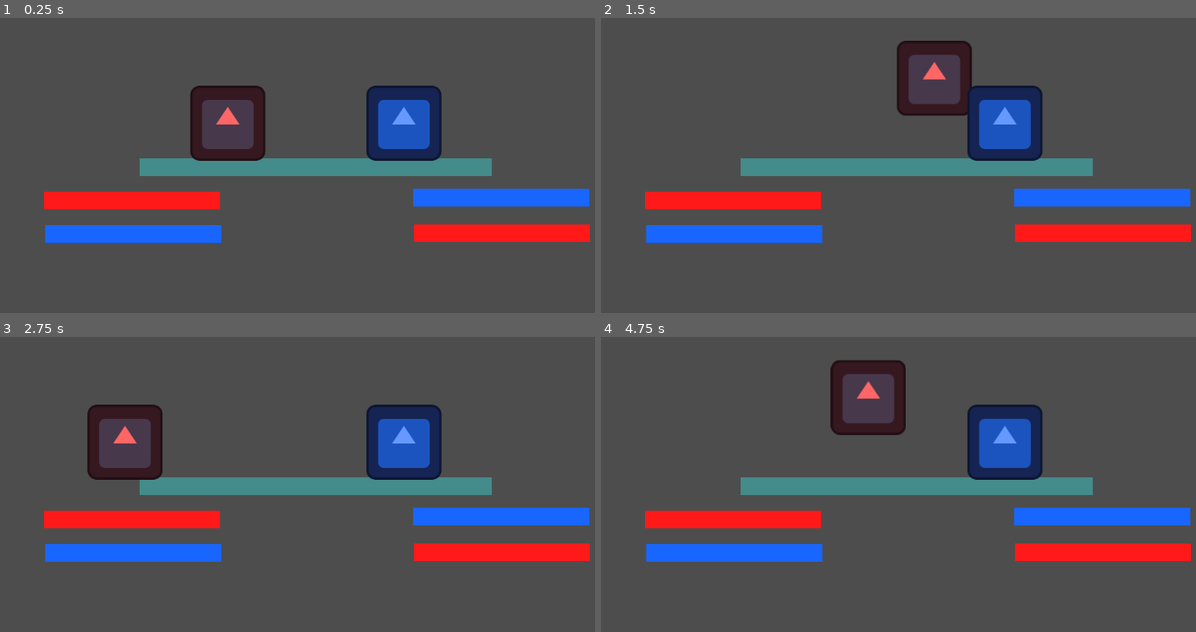
Above: before the commit, frames 1-4 (two rows, left to right).
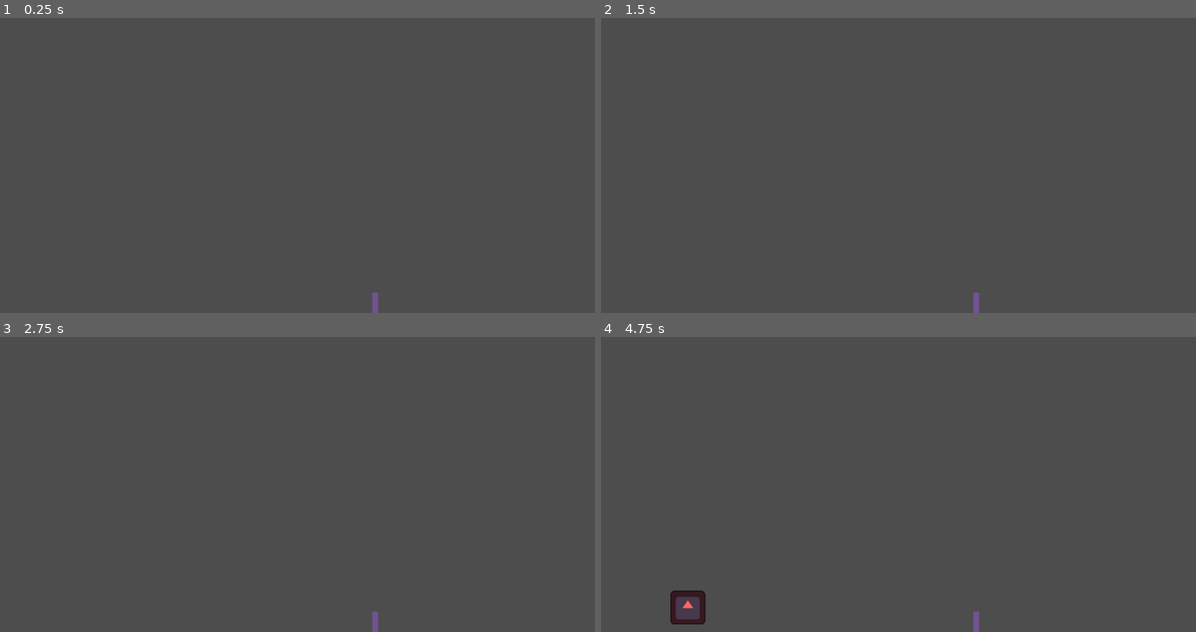
Above: after the commit, the same moments.

Repository: DarknessChosen/ISW_Joc_2D
Game: Godot game, scene res://scenes/levels/TestLevel.tscn
Two runs of this game, one before a commit and one after it. Both use one fixed random seed, a clock stepped at 60 frames per second and the inputs below. The engine's default icon, where the game draws it, is replaced by a stand-in: a white triangle on a blue panel in a dark square.
Inputs:
- Up to frame 1 (0.25 s): no input
- Up to frame 2 (1.5 s): tap Enter at 0.5 s; hold D (p1_right) from 0.53 s (still down); tap W (p1_jump) at 0.77 s
- Up to frame 3 (2.75 s): tap W (p1_jump) at 1.52 s; tap R (restart) at 2 s; release D (p1_right) at 2.03 s; hold A (p1_left) from 2.03 s (still down)
- Up to frame 4 (4.75 s): release A (p1_left) at 2.78 s; hold D (p1_right) 2.78-4.28 s; tap W (p1_jump) at 3.02, 3.77, 4.52 s; hold A (p1_left) from 4.28 s (still down)

The runs differ from the first frame. In frame 1, 16% of the frame differs, in the area x 7-100%, y 22-100%; in frame 2, 16%; in frame 3, 16%; in frame 4, 16%, in the area x 7-100%, y 7-100%.

Commit message:
Add working button and door system with multi-button support

Diff:
--- a/scenes/levels/TestLevel.tscn
+++ b/scenes/levels/TestLevel.tscn
@@ -3,43 +3,51 @@
 [ext_resource type="PackedScene" uid="uid://bm8geuveshwri" path="res://scenes/players/Player.tscn" id="1_86d4f"]
 [ext_resource type="Script" uid="uid://svo6dp15u7iv" path="res://scripts/systems/test_level.gd" id="1_w20ko"]
 [ext_resource type="PackedScene" uid="uid://dgqw06s6rtw81" path="res://scenes/objects/Hazard.tscn" id="3_3wv3p"]
+[ext_resource type="PackedScene" uid="uid://dmtuug83vukfp" path="res://scenes/objects/Button.tscn" id="4_j0sv7"]
+[ext_resource type="PackedScene" uid="uid://4ei64bmp7al" path="res://scenes/objects/Door.tscn" id="5_buy1m"]
 
 [sub_resource type="RectangleShape2D" id="RectangleShape2D_xjwk6"]
-size = Vector2(600, 30)
+size = Vector2(1144, 30)
 
 [node name="TestLevel" type="Node2D" unique_id=1857940898]
 script = ExtResource("1_w20ko")
 
 [node name="Ground" type="StaticBody2D" parent="." unique_id=866154398]
-position = Vector2(538, 399)
+position = Vector2(326, 752)
 
 [node name="CollisionShape2D" type="CollisionShape2D" parent="Ground" unique_id=1141637593]
+position = Vector2(275, 16)
 shape = SubResource("RectangleShape2D_xjwk6")
 
 [node name="GroundVisual" type="Polygon2D" parent="Ground" unique_id=946175824]
+position = Vector2(1, 15)
 color = Color(0.26988637, 0.546875, 0.546875, 1)
-polygon = PackedVector2Array(-300, -15, 300, -15, 300, 15, -300, 15)
+polygon = PackedVector2Array(-298, -14, 846, -14, 846, 16, -298, 16)
 
 [node name="Player1" parent="." unique_id=1601139009 instance=ExtResource("1_86d4f")]
-position = Vector2(388, 299)
+position = Vector2(97, 647)
 
 [node name="Player2" parent="." unique_id=265453022 instance=ExtResource("1_86d4f")]
-position = Vector2(688, 299)
+position = Vector2(234, 647)
 move_left_action = &"p2_left"
 move_right_action = &"p2_right"
 jump_action = &"p2_jump"
 player_type = "water"
 
 [node name="Hazard fire" parent="." unique_id=323791246 instance=ExtResource("3_3wv3p")]
-position = Vector2(225, 456)
+position = Vector2(527, 758)
 
 [node name="Hazard water" parent="." unique_id=1094818628 instance=ExtResource("3_3wv3p")]
-position = Vector2(227, 513)
+position = Vector2(904, 757)
 hazard_type = "water"
 
-[node name="Hazard fire2" parent="." unique_id=182326067 instance=ExtResource("3_3wv3p")]
-position = Vector2(855, 512)
+[node name="Button" parent="." unique_id=892329458 instance=ExtResource("4_j0sv7")]
+position = Vector2(454, 746)
+door_path = NodePath("../Door")
 
-[node name="Hazard water2" parent="." unique_id=1084573200 instance=ExtResource("3_3wv3p")]
-position = Vector2(854, 451)
-hazard_type = "water"
+[node name="Button2" parent="." unique_id=1856711797 instance=ExtResource("4_j0sv7")]
+position = Vector2(834, 745)
+door_path = NodePath("../Door")
+
+[node name="Door" parent="." unique_id=730554011 instance=ExtResource("5_buy1m")]
+position = Vector2(639, 692)
--- /dev/null
+++ b/scenes/objects/Button.tscn
@@ -0,0 +1,16 @@
+[gd_scene format=3 uid="uid://dmtuug83vukfp"]
+
+[ext_resource type="Script" uid="uid://bbodc4xs8ulh2" path="res://scripts/systems/button.gd" id="1_hug48"]
+
+[sub_resource type="RectangleShape2D" id="RectangleShape2D_hohnv"]
+size = Vector2(40, 6)
+
+[node name="Button" type="Area2D" unique_id=892329458]
+script = ExtResource("1_hug48")
+
+[node name="CollisionShape2D" type="CollisionShape2D" parent="." unique_id=342026036]
+shape = SubResource("RectangleShape2D_hohnv")
+
+[node name="Polygon2D" type="Polygon2D" parent="." unique_id=1995877319]
+color = Color(0.58203125, 0.3752947, 0.21800604, 1)
+polygon = PackedVector2Array(-20, -3, 20, -3, 20, 3, -20, 3)
--- /dev/null
+++ b/scenes/objects/Door.tscn
@@ -0,0 +1,17 @@
+[gd_scene format=3 uid="uid://4ei64bmp7al"]
+
+[ext_resource type="Script" uid="uid://pu7lpy0dgaq4" path="res://scripts/systems/door.gd" id="1_fs1q2"]
+
+[sub_resource type="RectangleShape2D" id="RectangleShape2D_ddkdq"]
+size = Vector2(10, 140)
+
+[node name="Door" type="StaticBody2D" unique_id=730554011]
+script = ExtResource("1_fs1q2")
+
+[node name="CollisionShape2D" type="CollisionShape2D" parent="." unique_id=553266265]
+position = Vector2(0, -9)
+shape = SubResource("RectangleShape2D_ddkdq")
+
+[node name="Polygon2D" type="Polygon2D" parent="." unique_id=866017074]
+color = Color(0.44654697, 0.32744333, 0.57421875, 1)
+polygon = PackedVector2Array(-5, -79, 5, -79, 5, 61, -5, 61)
--- a/scenes/objects/Hazard.tscn
+++ b/scenes/objects/Hazard.tscn
@@ -3,13 +3,15 @@
 [ext_resource type="Script" uid="uid://cqx2t6lybth0" path="res://scripts/systems/hazard.gd" id="1_br8i3"]
 
 [sub_resource type="RectangleShape2D" id="RectangleShape2D_5vkve"]
-size = Vector2(300, 30)
+size = Vector2(149, 30)
 
 [node name="Hazard" type="Area2D" unique_id=323791246]
+position = Vector2(75, 0)
 script = ExtResource("1_br8i3")
 
 [node name="CollisionShape2D" type="CollisionShape2D" parent="." unique_id=2041161310]
+position = Vector2(-75.5, 0)
 shape = SubResource("RectangleShape2D_5vkve")
 
 [node name="Polygon2D" type="Polygon2D" parent="." unique_id=1408668319]
-polygon = PackedVector2Array(-150, -15, 150, -15, 150, 15, -150, 15)
+polygon = PackedVector2Array(-150, -15, -1, -15, -1, 15, -150, 15)
--- a/scenes/players/Player.tscn
+++ b/scenes/players/Player.tscn
@@ -4,13 +4,16 @@
 [ext_resource type="Script" uid="uid://ccy34adcdbirm" path="res://scripts/player/player.gd" id="1_vodpx"]
 
 [sub_resource type="RectangleShape2D" id="RectangleShape2D_vodpx"]
-size = Vector2(120, 120)
+size = Vector2(56, 54)
 
 [node name="Player" type="CharacterBody2D" unique_id=1601139009 groups=["players"]]
 script = ExtResource("1_vodpx")
 
 [node name="Sprite2D" type="Sprite2D" parent="." unique_id=308127162]
+position = Vector2(4.7683716e-07, -0.99999994)
+scale = Vector2(0.46484378, 0.45312506)
 texture = ExtResource("1_46ybd")
 
 [node name="CollisionShape2D" type="CollisionShape2D" parent="." unique_id=1584689089]
+position = Vector2(0, -1)
 shape = SubResource("RectangleShape2D_vodpx")
--- a/scripts/player/player.gd
+++ b/scripts/player/player.gd
@@ -4,8 +4,8 @@
 @export var move_right_action: StringName = &"p1_right"
 @export var jump_action: StringName = &"p1_jump"
 
-@export var speed: float = 250.0
-@export var jump_velocity: float = -450.0
+@export var speed: float = 300.0
+@export var jump_velocity: float = -400.0
 @export var death_y: float = 1200.0
 @export_enum("fire", "water") var player_type: String = "fire"
 
--- /dev/null
+++ b/scripts/systems/button.gd
@@ -0,0 +1,47 @@
+extends Area2D
+
+@export var door_path: NodePath
+
+var pressed_bodies: int = 0
+var door_node: Node = null
+
+@onready var visual: Polygon2D = $Polygon2D
+
+func _ready() -> void:
+	body_entered.connect(_on_body_entered)
+	body_exited.connect(_on_body_exited)
+
+	if door_path != NodePath():
+		door_node = get_node_or_null(door_path)
+
+	_update_button_visual()
+
+func _on_body_entered(body: Node) -> void:
+	if not body.is_in_group("players"):
+		return
+
+	pressed_bodies += 1
+	_update_button_visual()
+
+	# Apăsarea reală a butonului se trimite doar când trece de la 0 la 1
+	if pressed_bodies == 1:
+		if door_node and door_node.has_method("press_button"):
+			door_node.press_button(self)
+
+func _on_body_exited(body: Node) -> void:
+	if not body.is_in_group("players"):
+		return
+
+	pressed_bodies = max(pressed_bodies - 1, 0)
+	_update_button_visual()
+
+	# Eliberarea reală a butonului se trimite doar când trece de la 1 la 0
+	if pressed_bodies == 0:
+		if door_node and door_node.has_method("release_button"):
+			door_node.release_button(self)
+
+func _update_button_visual() -> void:
+	if pressed_bodies > 0:
+		visual.color = Color(0.2, 0.9, 0.2)
+	else:
+		visual.color = Color(0.9, 0.5, 0.1)
--- /dev/null
+++ b/scripts/systems/door.gd
@@ -0,0 +1,23 @@
+extends StaticBody2D
+
+var active_buttons: Array[Node] = []
+
+@onready var collision_shape: CollisionShape2D = $CollisionShape2D
+@onready var visual: Polygon2D = $Polygon2D
+
+func _ready() -> void:
+	_apply_state()
+
+func press_button(button: Node) -> void:
+	if not active_buttons.has(button):
+		active_buttons.append(button)
+	_apply_state()
+
+func release_button(button: Node) -> void:
+	active_buttons.erase(button)
+	_apply_state()
+
+func _apply_state() -> void:
+	var is_open := active_buttons.size() > 0
+	collision_shape.set_deferred("disabled", is_open)
+	visual.visible = not is_open
Not shown, added: scripts/systems/button.gd.uid
Not shown, added: scripts/systems/door.gd.uid
